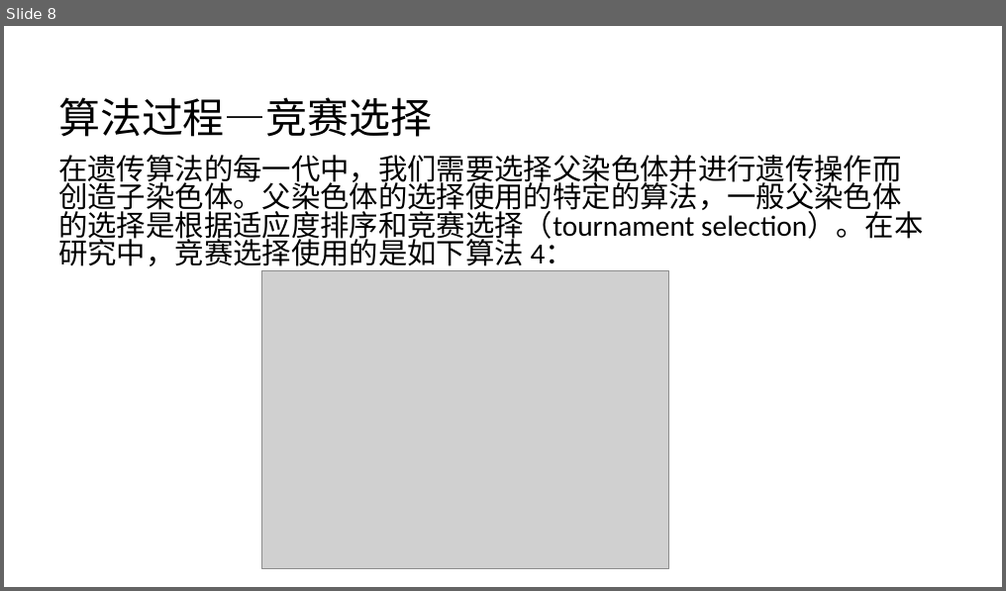
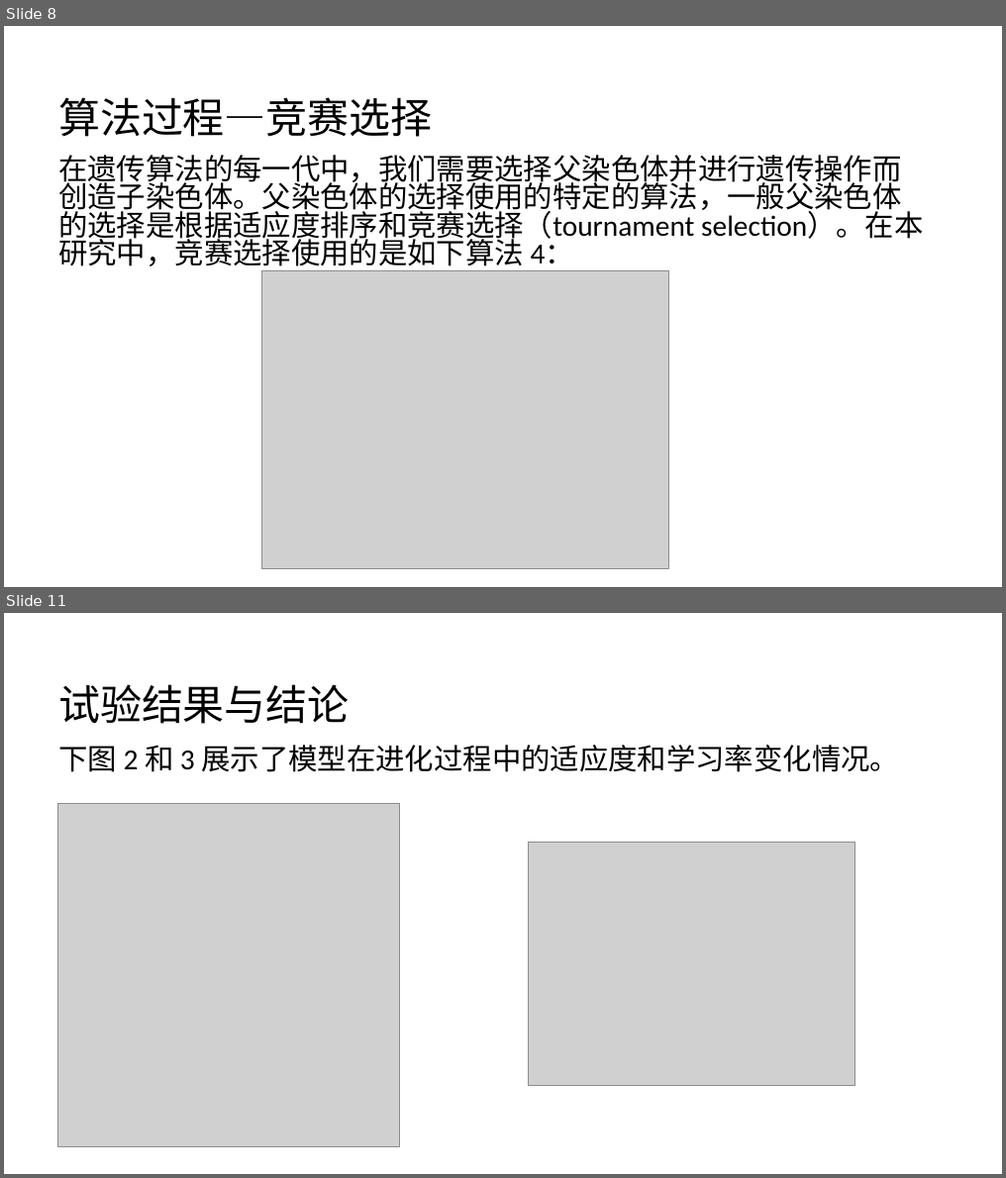
Before and after one commit to likaihz/EAS, a slide deck: linzepei/slides.pptx. Shown one above the other, each under a label of ours: slide 8 before the commit, slides 8 and 11 after it; the slides between them are not shown. The pictures are 1006x591 and 1006x1178 pixels, drawn with LibreOffice and Linux fonts; fonts in the diff are those of the drawing; grey boxes stand for pictures. Boxes give left, top, right and bottom in pixels: in the first picture for what was removed or moved away, otherwise in the second. Text is boxed around its words. In the diff, an @@ line names an element or a change of style, - is before the commit and + after.

```diff
--- a/linzepei/slides.pptx
+++ b/linzepei/slides.pptx
@@ slide 11 added at (4, 613, 1002, 1174), background #FFFFFF @@
@@ text added at (58, 684, 350, 724), 40 pt, text #000000 @@
+试验结果与结论
@@ text added at (58, 745, 900, 772), 28 pt, text #000000 @@
+下图 2 和 3 展示了模型在进化过程中的适应度和学习率变化情况。
@@ picture added at (58, 803, 400, 1147) @@
@@ picture added at (528, 842, 854, 1086) @@
```
Also in this commit, not shown: 2 other slides added.
